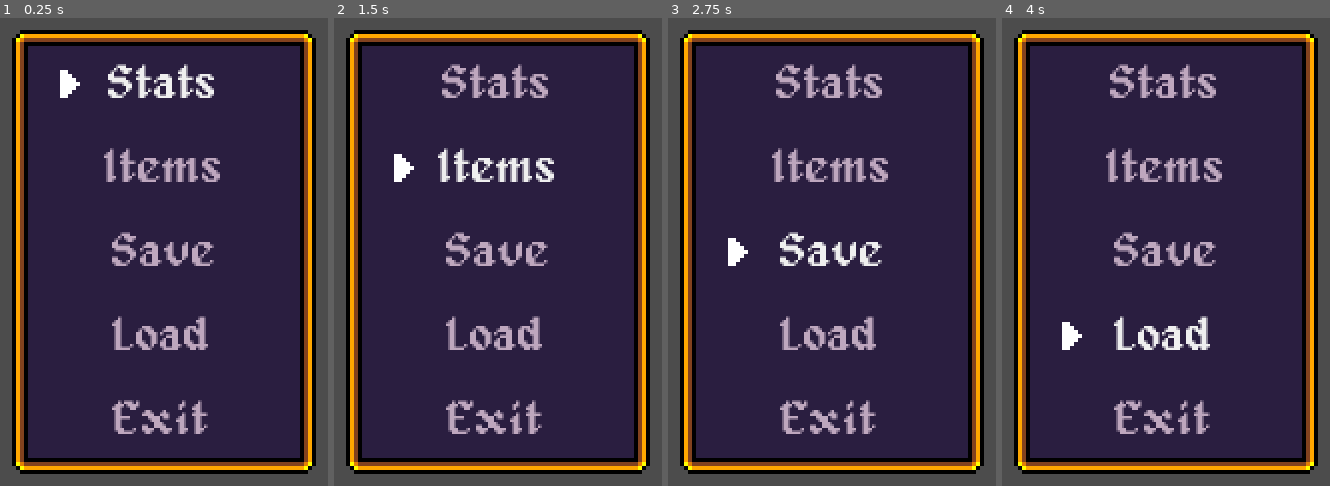
Above: before the commit, frames 1-4 (left to right).
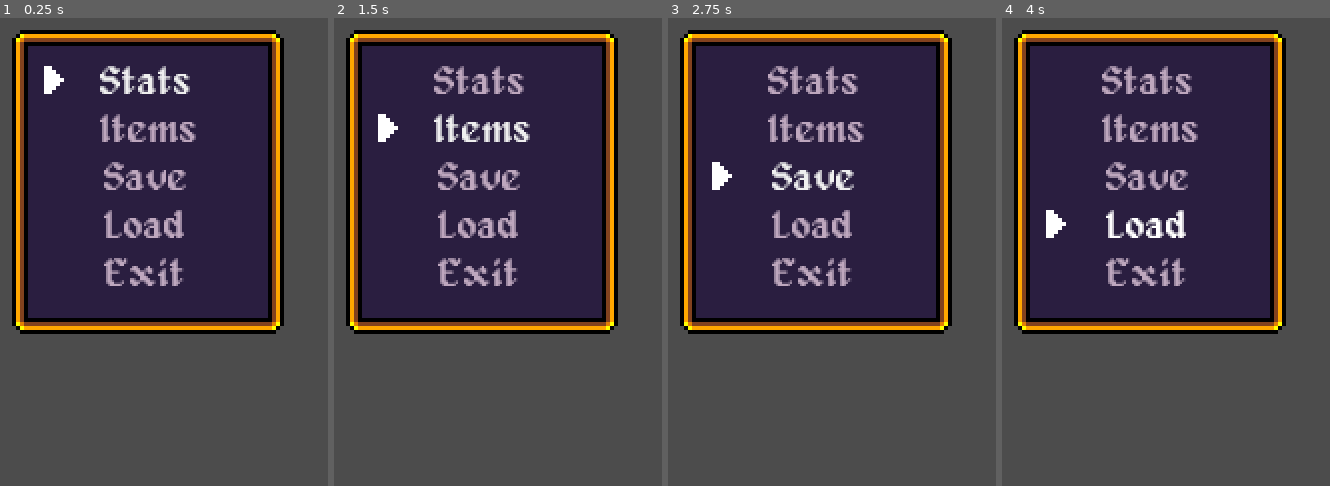
Above: after the commit, the same moments.

Repository: IcefoxCross/RPG_Udemy_GMS2GODOT
Game: Godot game, scene res://UI/Menus/OptionsMenu.tscn
Two runs of this game, one before a commit and one after it. Both use one fixed random seed, a clock stepped at 60 frames per second and the inputs below. This scene is started directly instead of the project's main scene.
Inputs:
- Up to frame 1 (0.25 s): no input
- Up to frame 2 (1.5 s): click "Stats" at 0.5 s; click "Items" at 1.25 s
- Up to frame 3 (2.75 s): click "Save" at 2 s
- Up to frame 4 (4 s): click "Load" at 2.75 s; hold Right (move_right) from 3.53 s (still down); hold Z (action) from 3.53 s (still down)

The runs differ from the first frame. In frame 1, 46% of the frame differs, in the area x 3-97%, y 2-98%; in frame 2, 46%; in frame 3, 46%; in frame 4, 46%.

Commit message:
section 24/class 79

Diff:
--- a/UI/Menus/OptionsMenu.gd
+++ b/UI/Menus/OptionsMenu.gd
@@ -9,12 +9,11 @@
 	get_tree().paused = true
 	for button in options_list.get_children():
 		button.connect("focus_entered", self, "_on_Button_focus_entered")
-		button.connect("pressed", self, "_on_Button_pressed")
+		button.connect("pressed", self, "_on_Button_pressed", [button])
 	first_option.grab_focus()
 
-func _on_Button_pressed():
-	var focused = options_list.get_focus_owner()
-	print(focused.name)
+func _on_Button_pressed(button):
+	print(button.name)
 
 func _on_Button_focus_entered():
 	var focused = options_list.get_focus_owner()
--- a/UI/Menus/OptionsMenu.tscn
+++ b/UI/Menus/OptionsMenu.tscn
@@ -8,7 +8,7 @@
 [sub_resource type="StyleBoxEmpty" id=1]
 
 [sub_resource type="DynamicFont" id=2]
-size = 12
+size = 10
 font_data = ExtResource( 4 )
 
 [sub_resource type="StyleBoxEmpty" id=3]
@@ -25,13 +25,13 @@
 [node name="NinePatchRect" parent="." index="0"]
 margin_left = -144.0
 margin_top = -74.0
-margin_right = -68.0
-margin_bottom = 37.0
+margin_right = -76.0
+margin_bottom = 2.0
 
 [node name="Caret" type="TextureRect" parent="NinePatchRect" index="0"]
-margin_left = 10.0
+margin_left = 6.0
 margin_top = 20.0
-margin_right = 18.0
+margin_right = 14.0
 margin_bottom = 28.0
 texture = ExtResource( 3 )
 
@@ -44,15 +44,16 @@
 margin_bottom = -4.0
 
 [node name="VBoxContainer" type="VBoxContainer" parent="NinePatchRect/CenterContainer" index="0"]
-margin_left = 13.0
-margin_right = 55.0
-margin_bottom = 106.0
+margin_left = 12.0
+margin_right = 48.0
+margin_bottom = 68.0
+custom_constants/separation = -3
 alignment = 1
 
 [node name="StatsButton" type="Button" parent="NinePatchRect/CenterContainer/VBoxContainer" index="0"]
 modulate = Color( 0.752941, 0.768627, 0.764706, 1 )
-margin_right = 42.0
-margin_bottom = 18.0
+margin_right = 36.0
+margin_bottom = 16.0
 focus_neighbour_top = NodePath("../ExitButton")
 focus_neighbour_bottom = NodePath("../ItemsButton")
 custom_styles/focus = SubResource( 1 )
@@ -62,9 +63,9 @@
 flat = true
 
 [node name="ItemsButton" type="Button" parent="NinePatchRect/CenterContainer/VBoxContainer" index="1"]
-margin_top = 22.0
-margin_right = 42.0
-margin_bottom = 40.0
+margin_top = 13.0
+margin_right = 36.0
+margin_bottom = 29.0
 focus_neighbour_top = NodePath("../StatsButton")
 focus_neighbour_bottom = NodePath("../SaveButton")
 custom_styles/focus = SubResource( 3 )
@@ -74,9 +75,11 @@
 flat = true
 
 [node name="SaveButton" type="Button" parent="NinePatchRect/CenterContainer/VBoxContainer" index="2"]
-margin_top = 44.0
-margin_right = 42.0
-margin_bottom = 62.0
+margin_top = 26.0
+margin_right = 36.0
+margin_bottom = 42.0
+focus_neighbour_top = NodePath("../ItemsButton")
+focus_neighbour_bottom = NodePath("../LoadButton")
 custom_styles/focus = SubResource( 4 )
 custom_fonts/font = SubResource( 2 )
 button_mask = 0
@@ -84,9 +87,11 @@
 flat = true
 
 [node name="LoadButton" type="Button" parent="NinePatchRect/CenterContainer/VBoxContainer" index="3"]
-margin_top = 66.0
-margin_right = 42.0
-margin_bottom = 84.0
+margin_top = 39.0
+margin_right = 36.0
+margin_bottom = 55.0
+focus_neighbour_top = NodePath("../SaveButton")
+focus_neighbour_bottom = NodePath("../ExitButton")
 custom_styles/focus = SubResource( 5 )
 custom_fonts/font = SubResource( 2 )
 button_mask = 0
@@ -94,9 +99,10 @@
 flat = true
 
 [node name="ExitButton" type="Button" parent="NinePatchRect/CenterContainer/VBoxContainer" index="4"]
-margin_top = 88.0
-margin_right = 42.0
-margin_bottom = 106.0
+margin_top = 52.0
+margin_right = 36.0
+margin_bottom = 68.0
+focus_neighbour_top = NodePath("../LoadButton")
 focus_neighbour_bottom = NodePath("../StatsButton")
 custom_styles/focus = SubResource( 6 )
 custom_fonts/font = SubResource( 2 )
--- /dev/null
+++ b/UI/Message.gd
@@ -0,0 +1,31 @@
+extends PanelContainer
+
+onready var npr = $NinePatchRect
+onready var text = $MarginContainer/Text
+
+var cutscene = null
+
+func _ready():
+	initialize(16,16,"Level Up!\nCheck the Menu for details.")
+#	text.text = "Level Up!"
+#	rect_size.y += 12
+#	margin_left -= 8
+#	margin_right += 8
+#	rect_position.y = 8
+
+func initialize(x,y,msg):
+	rect_position = Vector2(x,y)
+	text.text = msg
+
+func _input(event):
+	if event.is_action_pressed("action") or event.is_action_pressed("back"):
+		get_tree().set_input_as_handled()
+		if cutscene:
+			cutscene.action += 1
+		queue_free()
+
+
+func _on_Timer_timeout():
+	if cutscene:
+		cutscene.action += 1
+	queue_free()
--- /dev/null
+++ b/UI/Message.tscn
@@ -0,0 +1,50 @@
+[gd_scene load_steps=6 format=2]
+
+[ext_resource path="res://UI/Message.gd" type="Script" id=1]
+[ext_resource path="res://UI/NineSlice.tscn" type="PackedScene" id=2]
+[ext_resource path="res://UI/Assets/alagard_by_pix3m-d6awiwp.ttf" type="DynamicFontData" id=3]
+
+[sub_resource type="StyleBoxEmpty" id=3]
+
+[sub_resource type="DynamicFont" id=2]
+size = 9
+font_data = ExtResource( 3 )
+
+[node name="Message" type="PanelContainer"]
+anchor_left = 0.5
+anchor_top = 0.5
+anchor_right = 0.5
+anchor_bottom = 0.5
+margin_left = -8.0
+margin_top = -8.0
+margin_right = 8.0
+margin_bottom = 8.0
+custom_styles/panel = SubResource( 3 )
+script = ExtResource( 1 )
+
+[node name="NinePatchRect" parent="." instance=ExtResource( 2 )]
+margin_right = 18.0
+margin_bottom = 28.0
+
+[node name="MarginContainer" type="MarginContainer" parent="."]
+margin_right = 18.0
+margin_bottom = 28.0
+custom_constants/margin_right = 6
+custom_constants/margin_top = 7
+custom_constants/margin_left = 6
+custom_constants/margin_bottom = 7
+
+[node name="Text" type="Label" parent="MarginContainer"]
+margin_left = 6.0
+margin_top = 9.0
+margin_right = 12.0
+margin_bottom = 18.0
+custom_fonts/font = SubResource( 2 )
+custom_colors/font_color_shadow = Color( 0, 0, 0, 1 )
+
+[node name="Timer" type="Timer" parent="."]
+wait_time = 2.0
+one_shot = true
+autostart = true
+
+[connection signal="timeout" from="Timer" to="." method="_on_Timer_timeout"]
--- a/project.godot
+++ b/project.godot
@@ -65,6 +65,15 @@
 
 [input]
 
+ui_accept={
+"deadzone": 0.5,
+"events": [ Object(InputEventKey,"resource_local_to_scene":false,"resource_name":"","device":0,"alt":false,"shift":false,"control":false,"meta":false,"command":false,"pressed":false,"scancode":16777221,"unicode":0,"echo":false,"script":null)
+, Object(InputEventKey,"resource_local_to_scene":false,"resource_name":"","device":0,"alt":false,"shift":false,"control":false,"meta":false,"command":false,"pressed":false,"scancode":16777222,"unicode":0,"echo":false,"script":null)
+, Object(InputEventKey,"resource_local_to_scene":false,"resource_name":"","device":0,"alt":false,"shift":false,"control":false,"meta":false,"command":false,"pressed":false,"scancode":32,"unicode":0,"echo":false,"script":null)
+, Object(InputEventJoypadButton,"resource_local_to_scene":false,"resource_name":"","device":0,"button_index":0,"pressure":0.0,"pressed":false,"script":null)
+, Object(InputEventKey,"resource_local_to_scene":false,"resource_name":"","device":0,"alt":false,"shift":false,"control":false,"meta":false,"command":false,"pressed":false,"scancode":90,"unicode":0,"echo":false,"script":null)
+ ]
+}
 move_right={
 "deadzone": 0.5,
 "events": [ Object(InputEventKey,"resource_local_to_scene":false,"resource_name":"","device":0,"alt":false,"shift":false,"control":false,"meta":false,"command":false,"pressed":false,"scancode":16777233,"unicode":0,"echo":false,"script":null)
